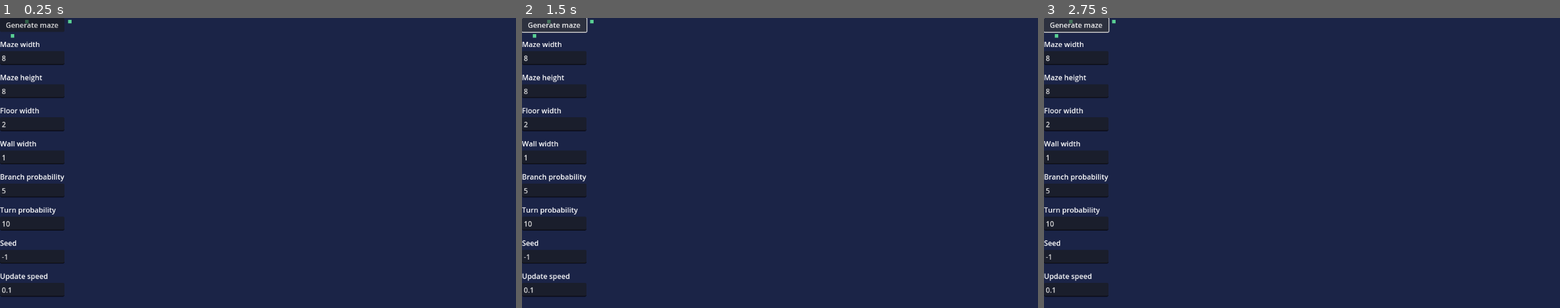
Above: before the commit, frames 1-3 (left to right).
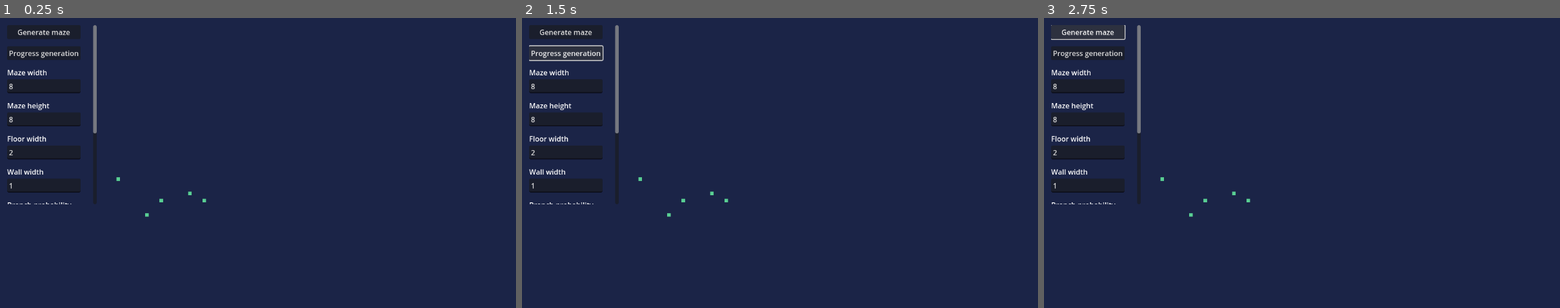
Above: after the commit, the same moments.

Repository: Kobefir/maze-generation
Game: Godot game, scene res://world.tscn
The game is run twice, just before and just after one commit, with the same random seed, the same clock (stepped at 60 frames per second) and the same inputs.
Inputs:
- Up to frame 1 (0.25 s): no input
- Up to frame 2 (1.5 s): click "Generate maze" at 0.5 s; click "Generate maze" (after the commit: "Progress generation") at 1.25 s
- Up to frame 3 (2.75 s): click "Generate maze" at 2 s

The runs differ from the first frame. In frame 1, 7.0% of the frame differs, in the area x 0-40%, y 0-97%; in frame 2, 6.6%; in frame 3, 6.6%.
Error in both runs: Invalid access to property or key 'text' on a base object of type 'Nil'. (res://ui.gd:18)

Commit message:
Updated ui.gd and map.gd

Diff:
--- a/map.gd
+++ b/map.gd
@@ -1,10 +1,20 @@
 extends TileMapLayer
+
+var tile_coords: Dictionary
+var DISCONNECTED := Vector2i(0, 0)
 
 func _init() -> void:
 	SignalBus.generate_maze.connect(_on_generate_maze)
 
-func clear_map() -> void:
+func _on_generate_maze(
+		maze_width: int,
+		maze_height: int,
+		floor_width: int,
+		wall_width: int,
+		branch_chance: int,
+		turn_chance: int,
+		seed: int) -> void:
 	clear()
-
-func _on_generate_maze() -> void:
-	return
+	for x in range(maze_width):
+		for y in range(maze_height):
+			set_cell(Vector2i(maze_width, maze_height), 0, )
--- a/ui.gd
+++ b/ui.gd
@@ -17,5 +17,13 @@
 	var wall_width: int = wall_width_input.text.to_int()
 	var branch_chance: int = branch_chance_input.text.to_int()
 	var turn_chance: int = turn_chance_input.text.to_int()
-	var seed: int = seed_input.text.to_int()
-	var update_speed: float = update_speed_input.text.to_float()
+	var maze_seed: int = seed_input.text.to_int()
+	SignalBus.generate_maze.emit(
+		maze_width,
+		maze_height,
+		floor_width,
+		wall_width,
+		branch_chance,
+		turn_chance,
+		maze_seed
+	)
--- a/world.tscn
+++ b/world.tscn
@@ -12,125 +12,137 @@
 
 [node name="UI" type="CanvasLayer" parent="." node_paths=PackedStringArray("generate_maze_button", "maze_width_input", "maze_height_input", "floor_width_input", "wall_width_input")]
 script = ExtResource("2_aqk2v")
-generate_maze_button = NodePath("MazeProperties/GenerateMazeButton")
-maze_width_input = NodePath("MazeProperties/WidthContainer/WidthInput")
-maze_height_input = NodePath("MazeProperties/HeightContainer/HeightInput")
-floor_width_input = NodePath("MazeProperties/FloorWidthContainer/FloorWidthInput")
-wall_width_input = NodePath("MazeProperties/WallWidthContainer/WallWidthInput")
+generate_maze_button = NodePath("ScrollContainer/MazeProperties/GenerateMazeButton")
+maze_width_input = NodePath("ScrollContainer/MazeProperties/WidthContainer/WidthInput")
+maze_height_input = NodePath("ScrollContainer/MazeProperties/HeightContainer/HeightInput")
+floor_width_input = NodePath("ScrollContainer/MazeProperties/FloorWidthContainer/FloorWidthInput")
+wall_width_input = NodePath("ScrollContainer/MazeProperties/WallWidthContainer/WallWidthInput")
 
 [node name="Map" type="TileMapLayer" parent="UI"]
-position = Vector2(100, 0)
+position = Vector2(400, 400)
 tile_map_data = PackedByteArray(0, 0, 3, 0, 0, 0, 0, 0, 1, 0, 0, 0, 0, 0, 1, 0, 255, 255, 0, 0, 1, 0, 0, 0, 0, 0, 253, 255, 0, 0, 0, 0, 1, 0, 0, 0, 0, 0, 251, 255, 2, 0, 0, 0, 1, 0, 0, 0, 0, 0, 247, 255, 253, 255, 0, 0, 1, 0, 0, 0, 0, 0)
 tile_set = ExtResource("2_tlwt5")
 collision_enabled = false
 navigation_enabled = false
 script = ExtResource("3_aqk2v")
 
-[node name="MazeProperties" type="VBoxContainer" parent="UI"]
-offset_right = 40.0
-offset_bottom = 40.0
+[node name="ScrollContainer" type="ScrollContainer" parent="UI"]
+custom_minimum_size = Vector2(200, 400)
+offset_left = 16.0
+offset_top = 16.0
+offset_right = 216.0
+offset_bottom = 416.0
+horizontal_scroll_mode = 0
+
+[node name="MazeProperties" type="VBoxContainer" parent="UI/ScrollContainer"]
+layout_mode = 2
 theme_override_constants/separation = 16
 
-[node name="GenerateMazeButton" type="Button" parent="UI/MazeProperties"]
+[node name="GenerateMazeButton" type="Button" parent="UI/ScrollContainer/MazeProperties"]
 layout_mode = 2
 text = "Generate maze"
 
-[node name="WidthContainer" type="VBoxContainer" parent="UI/MazeProperties"]
+[node name="ProgressGenButton" type="Button" parent="UI/ScrollContainer/MazeProperties"]
+layout_mode = 2
+text = "Progress generation"
+
+[node name="WidthContainer" type="VBoxContainer" parent="UI/ScrollContainer/MazeProperties"]
 layout_mode = 2
 
-[node name="WidthLabel" type="Label" parent="UI/MazeProperties/WidthContainer"]
+[node name="WidthLabel" type="Label" parent="UI/ScrollContainer/MazeProperties/WidthContainer"]
 layout_mode = 2
 text = "Maze width"
 
-[node name="WidthInput" type="LineEdit" parent="UI/MazeProperties/WidthContainer"]
+[node name="WidthInput" type="LineEdit" parent="UI/ScrollContainer/MazeProperties/WidthContainer"]
 clip_contents = true
 layout_mode = 2
 text = "8"
 
-[node name="HeightContainer" type="VBoxContainer" parent="UI/MazeProperties"]
+[node name="HeightContainer" type="VBoxContainer" parent="UI/ScrollContainer/MazeProperties"]
 layout_mode = 2
 
-[node name="HeightLabel" type="Label" parent="UI/MazeProperties/HeightContainer"]
+[node name="HeightLabel" type="Label" parent="UI/ScrollContainer/MazeProperties/HeightContainer"]
 layout_mode = 2
 text = "Maze height"
 
-[node name="HeightInput" type="LineEdit" parent="UI/MazeProperties/HeightContainer"]
+[node name="HeightInput" type="LineEdit" parent="UI/ScrollContainer/MazeProperties/HeightContainer"]
 clip_contents = true
 layout_mode = 2
 text = "8"
 
-[node name="FloorWidthContainer" type="VBoxContainer" parent="UI/MazeProperties"]
+[node name="FloorWidthContainer" type="VBoxContainer" parent="UI/ScrollContainer/MazeProperties"]
 layout_mode = 2
 
-[node name="FloorWidthLabel" type="Label" parent="UI/MazeProperties/FloorWidthContainer"]
+[node name="FloorWidthLabel" type="Label" parent="UI/ScrollContainer/MazeProperties/FloorWidthContainer"]
 layout_mode = 2
 text = "Floor width"
 
-[node name="FloorWidthInput" type="LineEdit" parent="UI/MazeProperties/FloorWidthContainer"]
+[node name="FloorWidthInput" type="LineEdit" parent="UI/ScrollContainer/MazeProperties/FloorWidthContainer"]
 clip_contents = true
 layout_mode = 2
 text = "2"
 
-[node name="WallWidthContainer" type="VBoxContainer" parent="UI/MazeProperties"]
+[node name="WallWidthContainer" type="VBoxContainer" parent="UI/ScrollContainer/MazeProperties"]
 layout_mode = 2
 
-[node name="WallWidthLabel" type="Label" parent="UI/MazeProperties/WallWidthContainer"]
+[node name="WallWidthLabel" type="Label" parent="UI/ScrollContainer/MazeProperties/WallWidthContainer"]
 layout_mode = 2
 text = "Wall width"
 
-[node name="WallWidthInput" type="LineEdit" parent="UI/MazeProperties/WallWidthContainer"]
+[node name="WallWidthInput" type="LineEdit" parent="UI/ScrollContainer/MazeProperties/WallWidthContainer"]
 clip_contents = true
 layout_mode = 2
 text = "1"
 
-[node name="BranchContainer" type="VBoxContainer" parent="UI/MazeProperties"]
+[node name="BranchContainer" type="VBoxContainer" parent="UI/ScrollContainer/MazeProperties"]
 layout_mode = 2
 
-[node name="BranchLabel" type="Label" parent="UI/MazeProperties/BranchContainer"]
+[node name="BranchLabel" type="Label" parent="UI/ScrollContainer/MazeProperties/BranchContainer"]
 layout_mode = 2
 text = "Branch probability"
 
-[node name="BranchInput" type="LineEdit" parent="UI/MazeProperties/BranchContainer"]
+[node name="BranchInput" type="LineEdit" parent="UI/ScrollContainer/MazeProperties/BranchContainer"]
 clip_contents = true
 layout_mode = 2
 text = "5"
 
-[node name="TurnContainer" type="VBoxContainer" parent="UI/MazeProperties"]
+[node name="TurnContainer" type="VBoxContainer" parent="UI/ScrollContainer/MazeProperties"]
 layout_mode = 2
 
-[node name="TurnLabel" type="Label" parent="UI/MazeProperties/TurnContainer"]
+[node name="TurnLabel" type="Label" parent="UI/ScrollContainer/MazeProperties/TurnContainer"]
 layout_mode = 2
 text = "Turn probability"
 
-[node name="TurnInput" type="LineEdit" parent="UI/MazeProperties/TurnContainer"]
+[node name="TurnInput" type="LineEdit" parent="UI/ScrollContainer/MazeProperties/TurnContainer"]
 clip_contents = true
 layout_mode = 2
 text = "10"
 
-[node name="SeedContainer" type="VBoxContainer" parent="UI/MazeProperties"]
+[node name="SeedContainer" type="VBoxContainer" parent="UI/ScrollContainer/MazeProperties"]
 layout_mode = 2
 
-[node name="SeedLabel" type="Label" parent="UI/MazeProperties/SeedContainer"]
+[node name="SeedLabel" type="Label" parent="UI/ScrollContainer/MazeProperties/SeedContainer"]
 layout_mode = 2
 text = "Seed"
 
-[node name="SeedInput" type="LineEdit" parent="UI/MazeProperties/SeedContainer"]
+[node name="SeedInput" type="LineEdit" parent="UI/ScrollContainer/MazeProperties/SeedContainer"]
 clip_contents = true
 layout_mode = 2
 text = "-1"
 
-[node name="UpdateSpeedContainer" type="VBoxContainer" parent="UI/MazeProperties"]
+[node name="UpdateSpeedContainer" type="VBoxContainer" parent="UI/ScrollContainer/MazeProperties"]
 layout_mode = 2
 
-[node name="UpdateSpeedLabel" type="Label" parent="UI/MazeProperties/UpdateSpeedContainer"]
+[node name="UpdateSpeedLabel" type="Label" parent="UI/ScrollContainer/MazeProperties/UpdateSpeedContainer"]
 layout_mode = 2
 text = "Update speed"
 
-[node name="UpdateSpeedInput" type="LineEdit" parent="UI/MazeProperties/UpdateSpeedContainer"]
+[node name="UpdateSpeedInput" type="LineEdit" parent="UI/ScrollContainer/MazeProperties/UpdateSpeedContainer"]
 clip_contents = true
 layout_mode = 2
 text = "0.1"
 
 [node name="Camera2D" type="Camera2D" parent="."]
 
-[connection signal="pressed" from="UI/MazeProperties/GenerateMazeButton" to="UI" method="_on_generate_maze_button_pressed"]
+[connection signal="pressed" from="UI/ScrollContainer/MazeProperties/GenerateMazeButton" to="UI" method="_on_generate_maze_button_pressed"]
+[connection signal="pressed" from="UI/ScrollContainer/MazeProperties/ProgressGenButton" to="UI" method="_on_generate_maze_button_pressed"]
